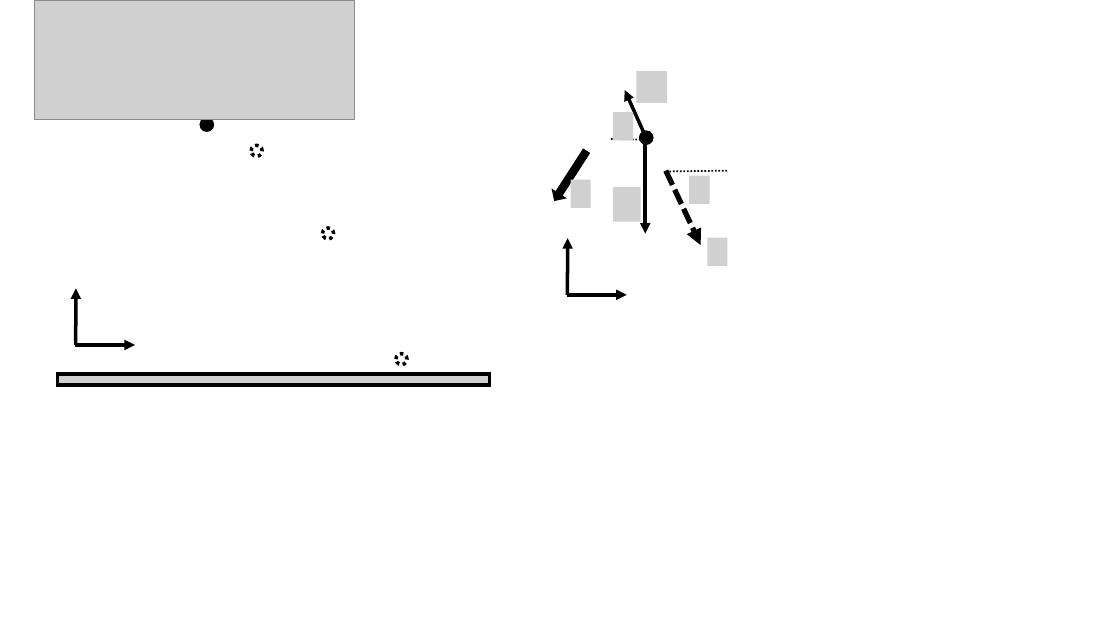
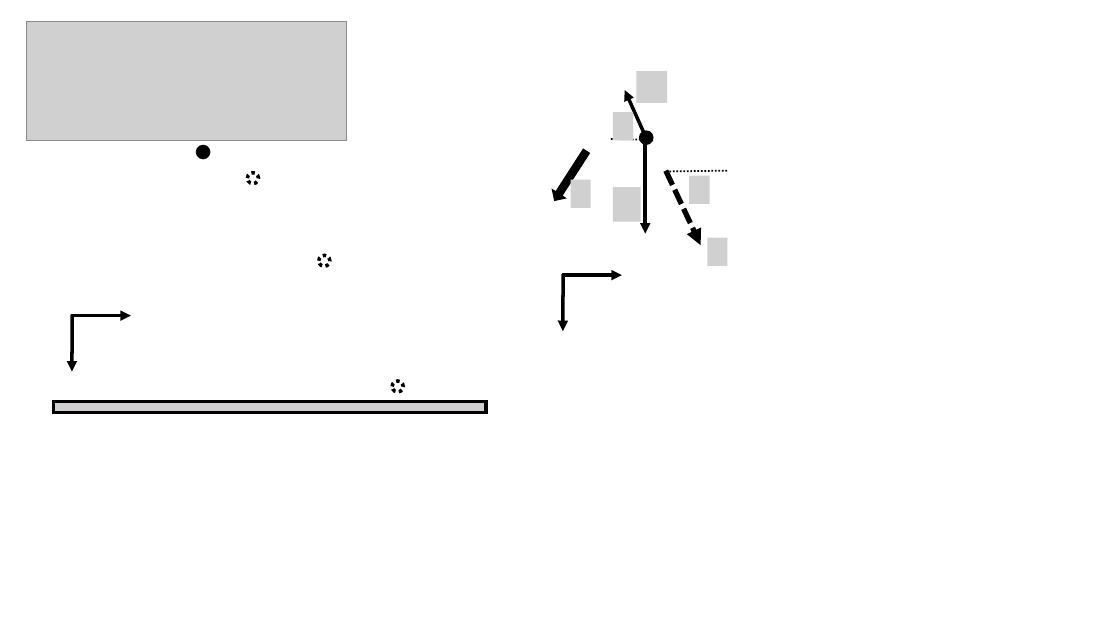
Before and after one commit to OSTP/PhysicsArtofModelling, a slide deck: slide 5 of tex/figures/ApplyingNewtonsLaws/Figures.pptx. Drawn at 1120x630 pixels with LibreOffice and Linux fonts; fonts in the diff are those of the drawing; grey boxes stand for pictures; background and template pictures are left out. Boxes give left, top, right and bottom in pixels: in the first picture for what was removed or moved away, otherwise in the second. Text is boxed around its words. In the diff, an @@ line names an element or a change of style, - is before the commit and + after.

```diff
--- a/tex/figures/ApplyingNewtonsLaws/Figures.pptx
+++ b/tex/figures/ApplyingNewtonsLaws/Figures.pptx
@@ picture: place and size @@
-picture at (35,0,355,118)
+picture at (27,21,347,139)
@@ ellipse: place and size @@
-ellipse at (251,145,262,156)
+ellipse at (248,173,259,184)
@@ arrow moved from (567, 295) - (627, 295) to (562, 276) - (622, 276) @@
@@ arrow moved from (568, 295) - (568, 239) to (563, 331) - (563, 275) @@
@@ arrow (563, 331) - (563, 275): arrowheads changed @@
@@ arrow moved from (76, 345) - (135, 345) to (71, 316) - (131, 316) @@
@@ 3 ellipses, 1 arrow: place and size @@
-3 ellipses, 1 arrow at (76,119,407,365)
+3 ellipses, 1 arrow at (72,146,403,392)
@@ arrow (72, 371) - (72, 315): arrowheads changed @@
@@ rectangle: place and size @@
-rectangle at (57,374,490,385)
+rectangle at (54,402,486,413)
```
Also in this commit, not shown: 1 other file.
